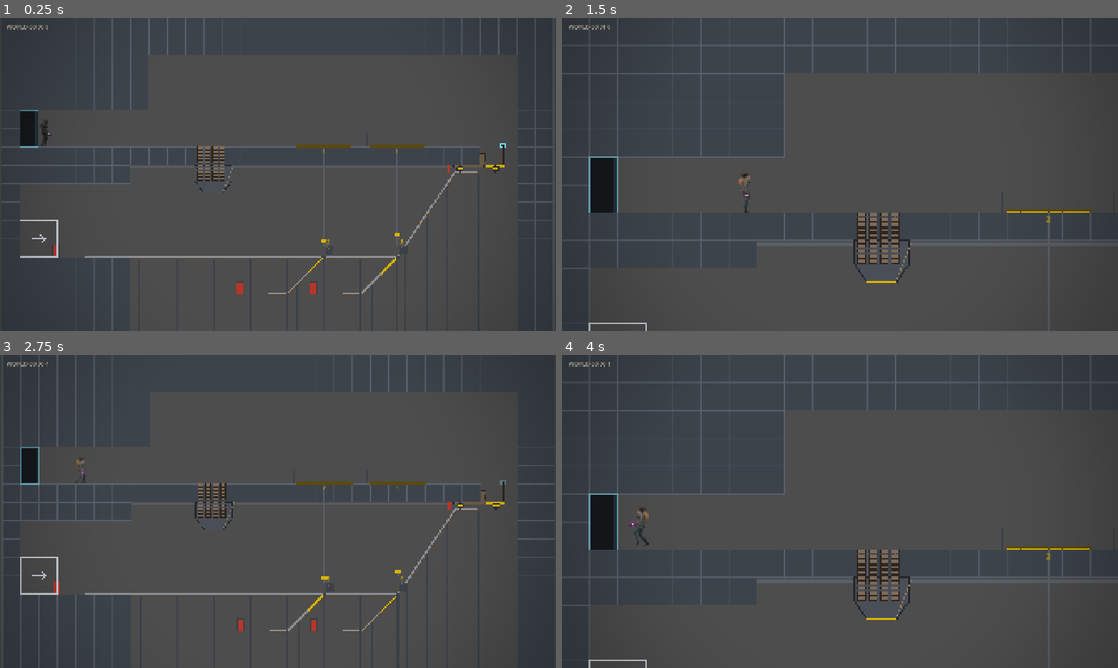
Above: before the commit, frames 1-4 (two rows, left to right).
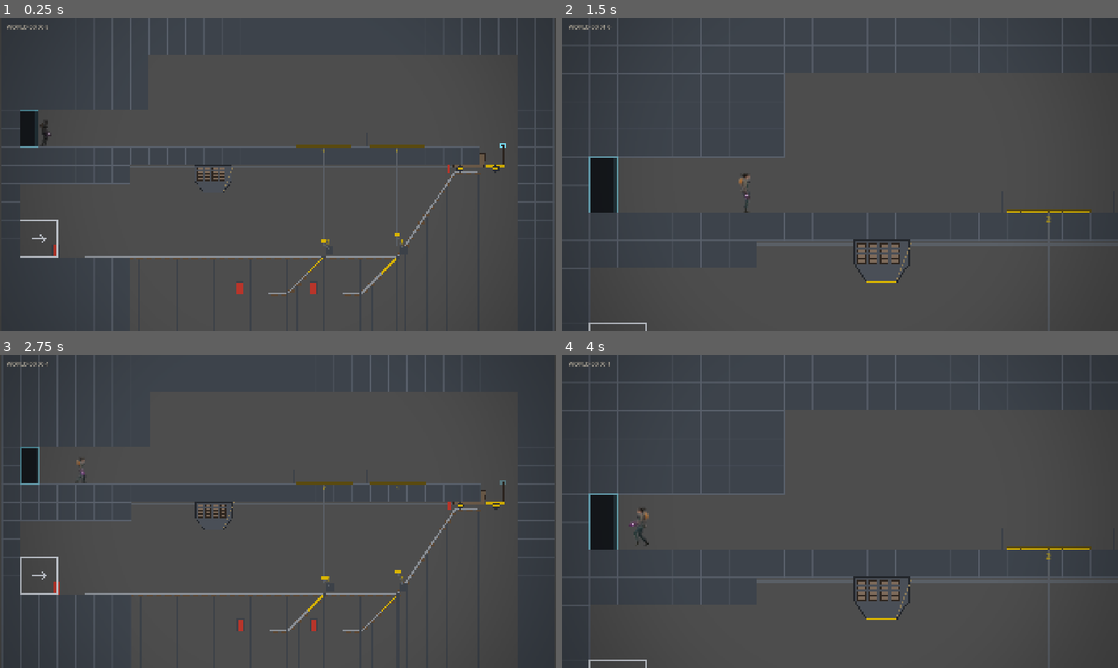
Above: after the commit, the same moments.

Repository: ArtemPridyba/shift-time
Game: Godot game, scene res://levels/level_04.tscn
The game is run twice, just before and just after one commit, with the same random seed, the same clock (stepped at 60 frames per second) and the same inputs. This scene is started directly instead of the project's main scene.
Inputs (mouse positions are in pixels of both pictures, inside the frame that each line leads up to):
- Up to frame 1 (0.25 s): no input
- Up to frame 2 (1.5 s): tap Enter at 0.5 s; move the mouse to (962, 158) at 0.52 s; hold D (move_right) 0.53-1.25 s; tap Shift (rewind) at 0.6 s; click (962, 158) at 0.67 s; tap Space (jump) at 0.77, 1.07 s; drag from (728, 190) to (812, 237) at 1.27 s
- Up to frame 3 (2.75 s): tap R (reset_level) at 2 s; move the mouse to (333, 442) at 2.02 s; hold D (move_right) from 2.03 s (still down); hold Tab (overview) from 2.03 s (still down); tap Shift (rewind) at 2.3 s
- Up to frame 4 (4 s): release D (move_right) at 2.75 s; release Tab (overview) at 2.75 s; drag from (812, 574) to (673, 464) at 2.77 s; move the mouse to (1006, 558) at 3.52 s; hold A (move_left) from 3.53 s (still down); hold F (use_item) from 3.53 s (still down); tap Space (jump) at 3.77 s; tap Shift (rewind) at 3.8 s

The runs differ from the first frame. In frame 1, 0.2% of the frame differs, in the area x 35-41%, y 40-48%; in frame 2, 0.6%, in the area x 53-61%, y 62-72%; in frame 3, 0.2%; in frame 4, 0.6%.

Commit message:
Hopper: the heap shows how full it is, inside the box
Co-Authored-By: Claude Opus 5.5 <noreply@anthropic.com>
Claude-Session: https://claude.ai/code/session_016uMLMwLaMrWzXJ98e9BHS8

Diff:
--- a/game/objects/hopper.gd
+++ b/game/objects/hopper.gd
@@ -133,7 +133,9 @@
 	for i in stream.count:
 		if stream.waiting(i, pour):
 			waiting += 1
-	for i in waiting:
+	# The heap shows how full it is: at most four rows fit in the box.
+	var shown := ceili(float(waiting) * 16.0 / float(stream.count))
+	for i in shown:
 		var row := i / 4
 		var col := i % 4
 		var at := Vector2(-w / 2.0 + 18.0 + col * 26.0, -h * 0.5 - row * 12.0)
